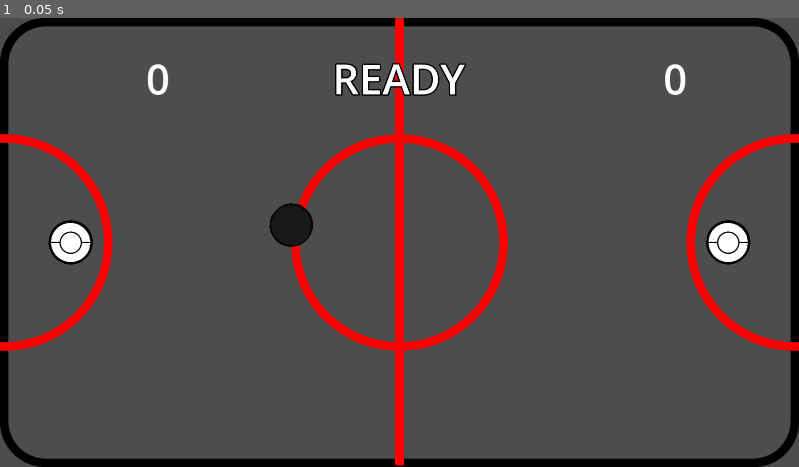
Above: before the commit, frame 1.
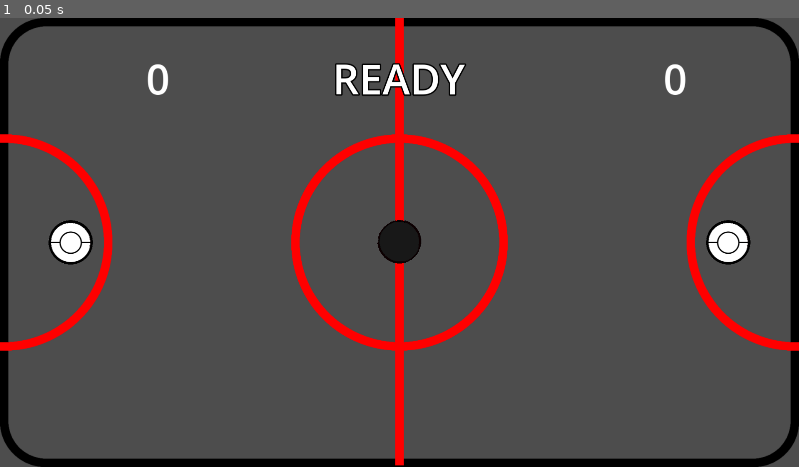
Above: after the commit, the same moment.

Repository: SingleArity/CoffeeTableAirHockey
Game: Godot game, scene res://Scenes/Game.tscn
The game is run twice, just before and just after one commit, with the same random seed, the same clock (stepped at 60 frames per second) and the same inputs.
Inputs:
- Up to frame 1 (0.05 s): no input

The runs differ from the first frame. In frame 1, 0.8% of the frame differs, in the area x 33-53%, y 41-55%.

Commit message:
added "lift up"

Diff:
--- a/Scenes/Game.tscn
+++ b/Scenes/Game.tscn
@@ -84,7 +84,7 @@
 
 [node name="Puck" type="Node2D" parent="." groups=["puck"]]
 z_index = 1
-position = Vector2(500, 500)
+position = Vector2(960, 540)
 script = ExtResource("1_qv72c")
 
 [node name="RigidPhysics" type="RigidBody2D" parent="Puck" groups=["puck"]]
--- a/Scripts/bounce_movement.gd
+++ b/Scripts/bounce_movement.gd
@@ -42,12 +42,12 @@
 
 func _start():
 	# Reset position and velocity when the game starts
-	var angle = PI # randf_range(0, 2 * PI)
+	var angle = randf_range(0, 2 * PI) # PI
 	velocity = Vector2(cos(angle), sin(angle)) * speed
 	rigid_body.linear_velocity = velocity
 
 func _reset():
-	rigid_body.global_position = Vector2(700, 500) # Directly set the rigid body's position
+	rigid_body.global_position = Vector2(960, 540) # Directly set the rigid body's position
 	rigid_body.linear_velocity = Vector2.ZERO
 	velocity = Vector2.ZERO # Reset internal velocity tracking
 
--- a/Scripts/mallet.gd
+++ b/Scripts/mallet.gd
@@ -3,10 +3,12 @@
 @onready var game = get_node("/root/Game")
 
 const GameState = preload("res://Scripts/game_state.gd")
-
-const MOVE_SPEED_NORMAL = 8
-const MOVE_SPEED_POWER = 3
-const MAX_POWER_LVL = 5
+const MalletState = preload("res://Scripts/mallet_state.gd")
+
+var MOVE_SPEED_NORMAL = 8
+var MOVE_SPEED_POWER = 3
+var MOVE_SPEED_UP = 16
+var MAX_POWER_LVL = 5
 
 @export var chevron_scene: PackedScene
 @export var blocker_scene: PackedScene
@@ -16,6 +18,7 @@
 
 @export var player: int
 
+var state
 var can_control = true
 var move_vertical = Input.get_joy_axis(0, JOY_AXIS_LEFT_X)
 var move_horizontal = Input.get_joy_axis(0, JOY_AXIS_LEFT_Y)
@@ -32,16 +35,16 @@
 var dash_adjust_speed = 4
 var power_lvl = 0
 var spin_power
-const MAX_SPIN_POWER = 27
+var MAX_SPIN_POWER = 27
 
 var kb_input = true
 
 var current_input_map
 #currently arrays, should be dicts? so we can just reference input by name
-var input_map_p1 = ["move_left","move_right","move_forward","move_back","power","block","spin_p1"]
-var input_map_p1_comp_mode = ["move_forward","move_back","move_right","move_left","power","block","spin_p1"]
-var input_map_p2 = ["move_right_p2","move_left_p2","move_back_p2","move_forward_p2","power_p2","block_p2","spin_p2"]
-var input_map_p2_comp_mode = ["move_forward_p2","move_back_p2","move_right_p2","move_left_p2","power_p2","block_p2","spin_p2"]
+var input_map_p1 = ["move_left","move_right","move_forward","move_back","power","block","spin_p1","up_p1"]
+var input_map_p1_comp_mode = ["move_forward","move_back","move_right","move_left","power","block","spin_p1","up_p1"]
+var input_map_p2 = ["move_right_p2","move_left_p2","move_back_p2","move_forward_p2","power_p2","block_p2","spin_p2","up_p2"]
+var input_map_p2_comp_mode = ["move_forward_p2","move_back_p2","move_right_p2","move_left_p2","power_p2","block_p2","spin_p2","up_p2"]
 
 var power_times = [.1,.3,.5,.8,1.0,1.2]
 
@@ -64,6 +67,8 @@
 		power_pressed_dir = Vector2(-1,0)
 	#set initial dash angle
 	dash_angle_degrees = rad_to_deg(power_pressed_dir.angle())
+	#init state
+	state = MalletState.DOWN
 
 func _input(event: InputEvent) -> void:
 	pass
@@ -85,21 +90,25 @@
 	if(power_is_held):
 		current_move_speed = MOVE_SPEED_POWER
 	else:
-		current_move_speed = MOVE_SPEED_NORMAL
+		if(state == MalletState.DOWN):
+			current_move_speed = MOVE_SPEED_NORMAL
 
 	#turn on block
 	if(Input.is_action_pressed(current_input_map[5])):
-		if(!block_active):
+		if(!block_active and state == MalletState.DOWN):
+			state = MalletState.BLOCKING
 			block_active = true
 			blocker = blocker_scene.instantiate()
 			add_child(blocker)
 	else:
 		if(block_active && Input.is_action_just_released(current_input_map[5])):
 			block_active = false
+			state = MalletState.DOWN
 			blocker.queue_free()
 
 	#just pressed 'power' button
-	if(Input.is_action_just_pressed(current_input_map[4])):
+	if(Input.is_action_just_pressed(current_input_map[4]) and state == MalletState.DOWN):
+		state = MalletState.CHARGING
 		$PowerTimer.wait_time = power_times[power_lvl]
 		$PowerTimer.start()
 		power_pressed_dir = Vector2(move_horizontal * -1, move_vertical)
@@ -109,9 +118,10 @@
 			if(player == 1):
 				power_pressed_dir = Vector2(-1,0)
 
-	#just released power button
+	#just released power button while charging
 	if(Input.is_action_just_released(current_input_map[4])):
 		if power_lvl > 0:
+			state = MalletState.PUSHING
 			can_control = false
 			$CooldownTimer.wait_time = .3
 			$CooldownTimer.start()
@@ -124,8 +134,17 @@
 	#spin pressed, power and block are not
 	if(Input.is_action_pressed(current_input_map[6]) &&
 		!Input.is_action_pressed(current_input_map[4]) &&
-		!Input.is_action_pressed(current_input_map[5])):
+		!Input.is_action_pressed(current_input_map[5]) &&
+		!Input.is_action_pressed(current_input_map[7])):
 		check_apply_spin()
+
+	if(Input.is_action_just_pressed(current_input_map[7]) and state == MalletState.DOWN):
+		state = MalletState.UP
+		current_move_speed = MOVE_SPEED_UP
+		lift_up()
+
+	if(Input.is_action_just_released(current_input_map[7]) and state == MalletState.UP):
+		drop_down()
 
 
 func check_apply_spin():
@@ -159,6 +178,23 @@
 	power_pressed_dir = Vector2.from_angle(deg_to_rad(pressed_dir_angle))
 	return pressed_dir_angle
 
+func lift_up():
+	var tween = get_tree().create_tween()
+	tween.tween_property($AnimatedSprite2D, "scale", Vector2(1.5,1.5), .2).set_trans(Tween.TRANS_LINEAR).set_ease(Tween.EASE_IN)
+	var tween2 = get_tree().create_tween()
+	tween2.tween_property($AnimatedSprite2D, "modulate", Color(1.0,1.0,1.0,.5), .2).set_trans(Tween.TRANS_LINEAR).set_ease(Tween.EASE_IN)
+	$CollisionShape2D.disabled = true
+
+func drop_down():
+	var tween = get_tree().create_tween()
+	tween.tween_property($AnimatedSprite2D, "scale", Vector2(1.0,1.0), .2).set_trans(Tween.TRANS_LINEAR).set_ease(Tween.EASE_IN)
+	var tween2 = get_tree().create_tween()
+	tween2.tween_property($AnimatedSprite2D, "modulate", Color(1.0,1.0,1.0,1.0), .2).set_trans(Tween.TRANS_LINEAR).set_ease(Tween.EASE_IN)
+	await get_tree().create_timer(.2).timeout
+	$CollisionShape2D.disabled = false
+	state = MalletState.DOWN
+	current_move_speed = MOVE_SPEED_NORMAL
+
 func _physics_process(delta: float) -> void:
 	var move_amt = Vector2(move_horizontal * -1, move_vertical) * current_move_speed
 	var oob = outside_move_boundaries(move_amt)
@@ -217,6 +253,7 @@
 func _on_cooldown_timer_timeout() -> void:
 	can_control = true
 	$CooldownTimer.stop()
+	state = MalletState.DOWN
 
 func _on_lock_player_input(locked: bool) -> void:
 	can_control = !locked
--- /dev/null
+++ b/Scripts/mallet_state.gd
@@ -0,0 +1,7 @@
+enum {
+	DOWN,
+	UP,
+	CHARGING,
+	PUSHING,
+	BLOCKING
+}
--- a/project.godot
+++ b/project.godot
@@ -141,6 +141,16 @@
 "events": [Object(InputEventKey,"resource_local_to_scene":false,"resource_name":"","device":-1,"window_id":0,"alt_press …(191 unchanged characters)…
 ]
 }
+up_p1={
+"deadzone": 0.5,
+"events": [Object(InputEventKey,"resource_local_to_scene":false,"resource_name":"","device":-1,"window_id":0,"alt_pressed":false,"shift_pressed":false,"ctrl_pressed":false,"meta_pressed":false,"pressed":false,"keycode":0,"physical_keycode":87,"key_label":0,"unicode":119,"location":0,"echo":false,"script":null)
+]
+}
+up_p2={
+"deadzone": 0.5,
+"events": [Object(InputEventKey,"resource_local_to_scene":false,"resource_name":"","device":0,"window_id":0,"alt_pressed":false,"shift_pressed":false,"ctrl_pressed":false,"meta_pressed":false,"pressed":false,"keycode":0,"physical_keycode":72,"key_label":0,"unicode":0,"location":0,"echo":false,"script":null)
+]
+}
 
 [rendering]
 
Not shown, changed: export_presets.cfg
